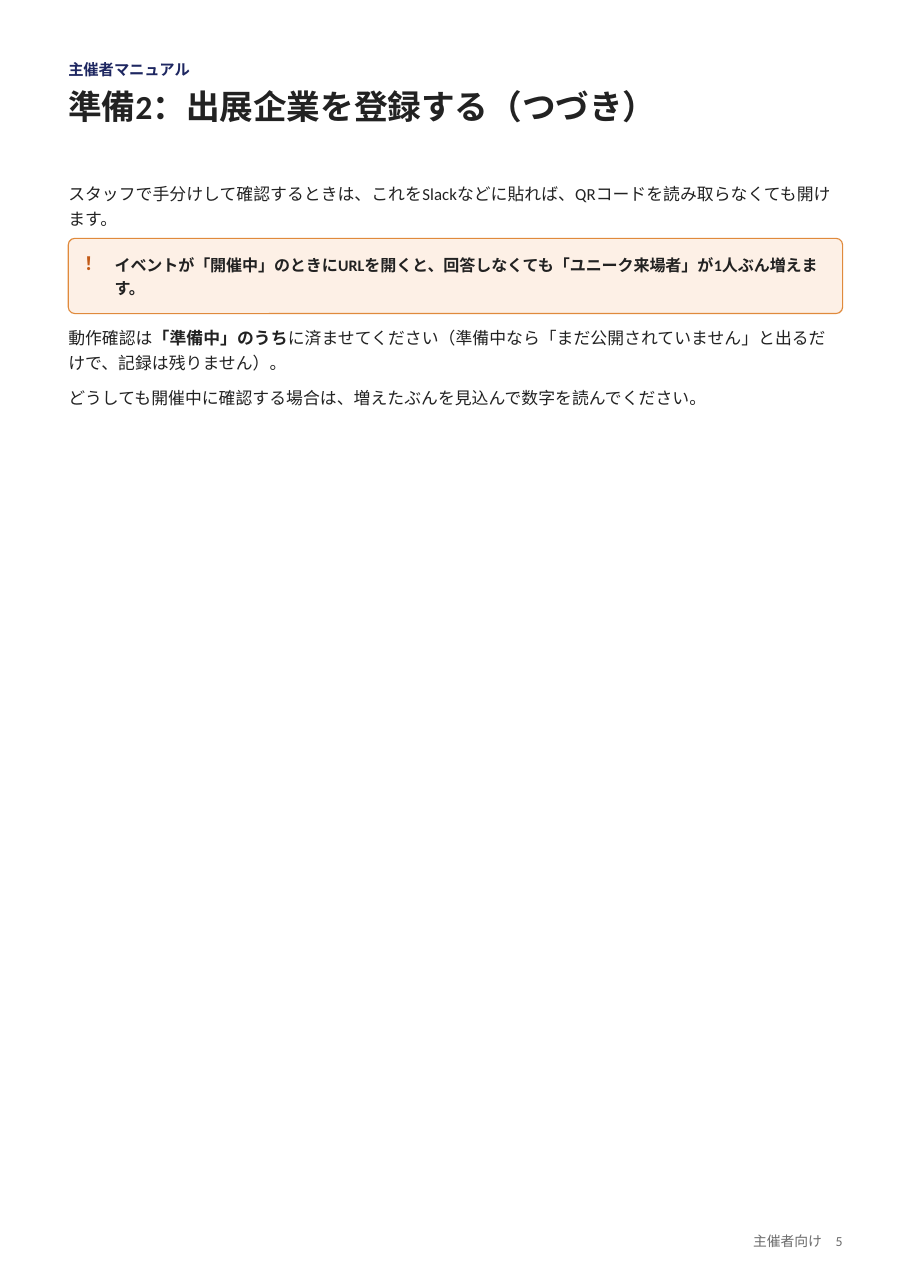
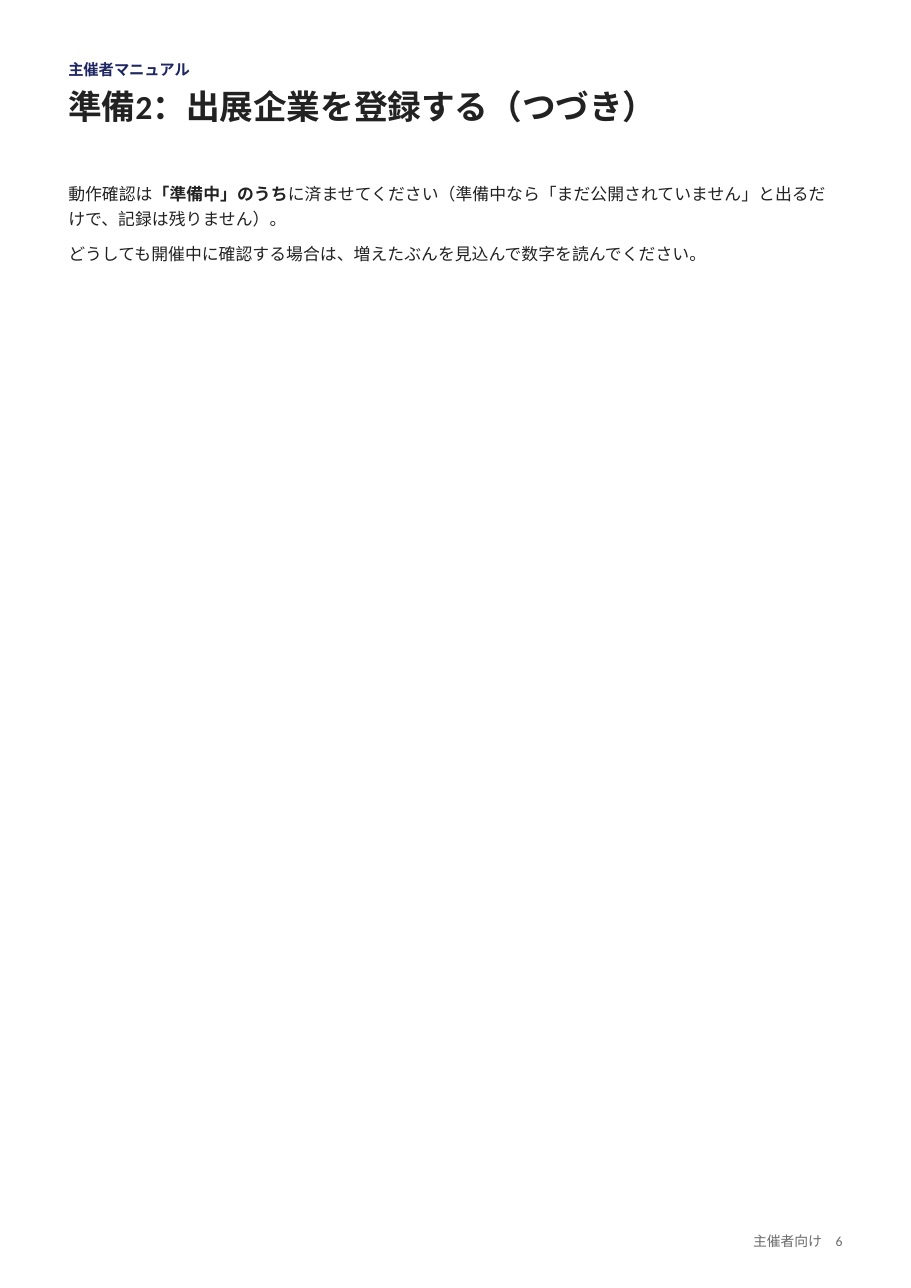
Before and after one commit to nisplus/enque, a slide deck: slide 6 of docs/manual-organizer.pptx (slide 5 before the commit). Drawn at 911x1288 pixels with LibreOffice and Linux fonts; fonts in the diff are those of the drawing. Boxes give left, top, right and bottom in pixels: in the first picture for what was removed or moved away, otherwise in the second. Text is boxed around its words. In the diff, an @@ line names an element or a change of style, - is before the commit and + after.

```diff
--- a/docs/manual-organizer.pptx
+++ b/docs/manual-organizer.pptx
@@ text "動作確認は「準備中」のうちに済ませてください（準備中なら「まだ公開されていません」と出るだけで、記録は残りません）。": place and size @@
-text "動作確認は「準備中」のうちに済ませてください（準備中なら「まだ公開されていません」と出るだけで、記録は残りません）。" at <box>68,329,825,371</box>
+text "動作確認は「準備中」のうちに済ませてください（準備中なら「まだ公開されていません」と出るだけで、記録は残りません）。" at <box>68,185,825,227</box>
@@ text removed at <box>68,186,830,226</box> @@
-スタッフで手分けして確認するときは、これをSlackなどに貼れば、QRコードを読み取らなくても開けます。
@@ text "どうしても開催中に確認する場合は、増えたぶんを見込んで数字を読んでください。": place and size @@
-text "どうしても開催中に確認する場合は、増えたぶんを見込んで数字を読んでください。" at <box>68,390,706,406</box>
+text "どうしても開催中に確認する場合は、増えたぶんを見込んで数字を読んでください。" at <box>68,246,706,262</box>
@@ rounded rectangle removed at <box>68,238,843,313</box> @@
@@ text removed at <box>79,249,108,278</box> @@
-！
@@ text removed at <box>115,257,818,295</box> @@
-イベントが「開催中」のときにURLを開くと、回答しなくても「ユニーク来場者」が1人ぶん増えます。
```
Also in this commit, not shown: 25 other slides changed, 1 slide added, 21 other files.
